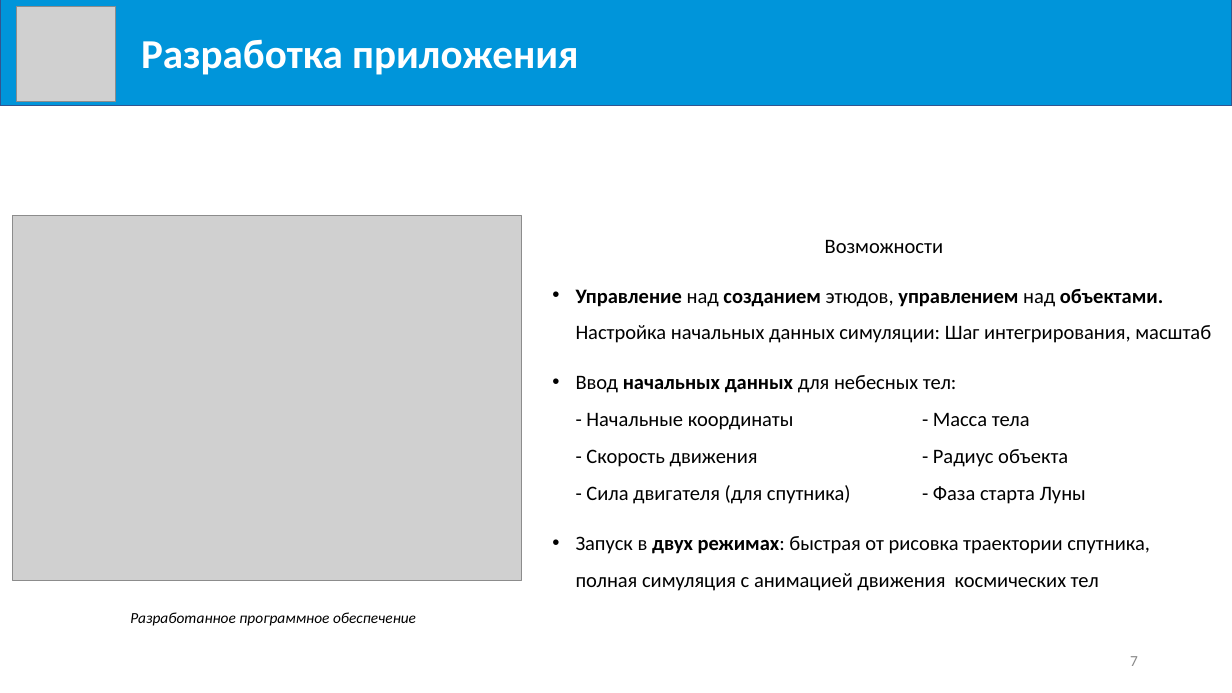
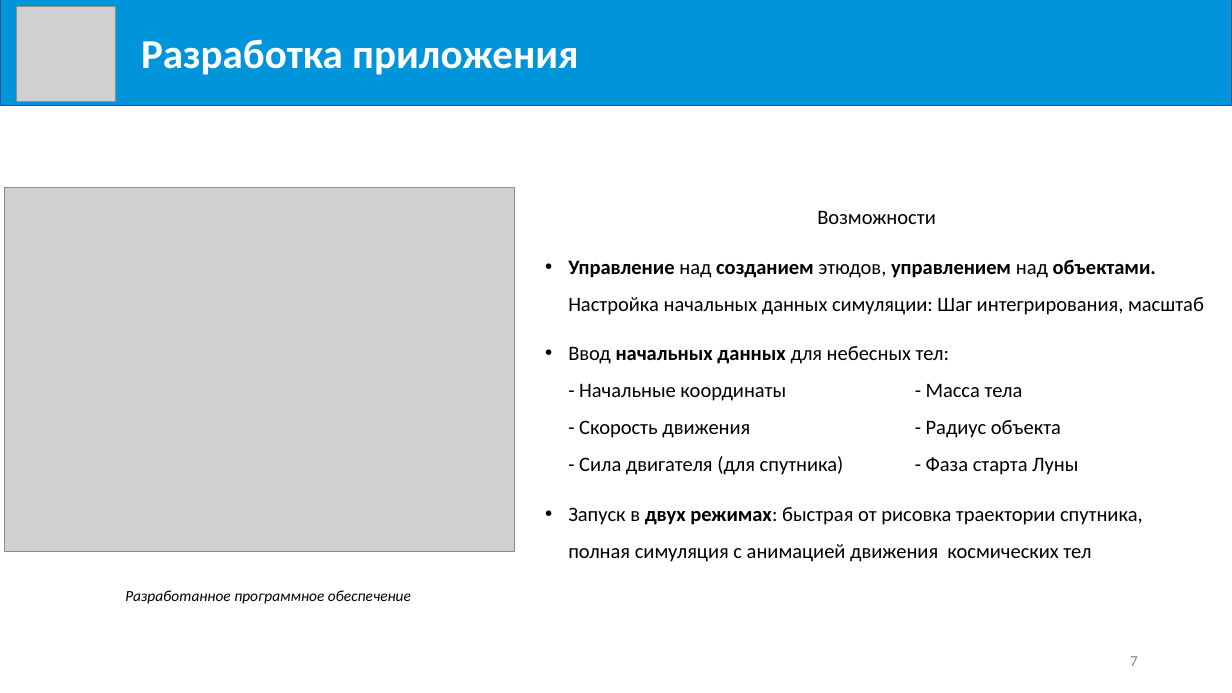
Before and after one commit to Milirik/diploma, a slide deck: slide 7 of Mikheev-K_V.pptx. Drawn at 1232x693 pixels with LibreOffice and Linux fonts; fonts in the diff are those of the drawing; grey boxes stand for pictures. Boxes give left, top, right and bottom in pixels: in the first picture for what was removed or moved away, otherwise in the second. Text is boxed around its words. In the diff, an @@ line names an element or a change of style, - is before the commit and + after.

```diff
--- a/Mikheev-K_V.pptx
+++ b/Mikheev-K_V.pptx
@@ picture: place and size @@
-picture at (12, 216, 522, 580)
+picture at (5, 187, 515, 551)
@@ text "Возможности": place and size @@
-text "Возможности" at (576, 240, 1211, 591)
+text "Возможности" at (568, 211, 1204, 562)
@@ text "Разработанное программное обеспечение": place and size @@
-text "Разработанное программное обеспечение" at (130, 612, 416, 626)
+text "Разработанное программное обеспечение" at (125, 590, 411, 604)
```
Also in this commit, not shown: 6 other slides changed, 1 other file.
